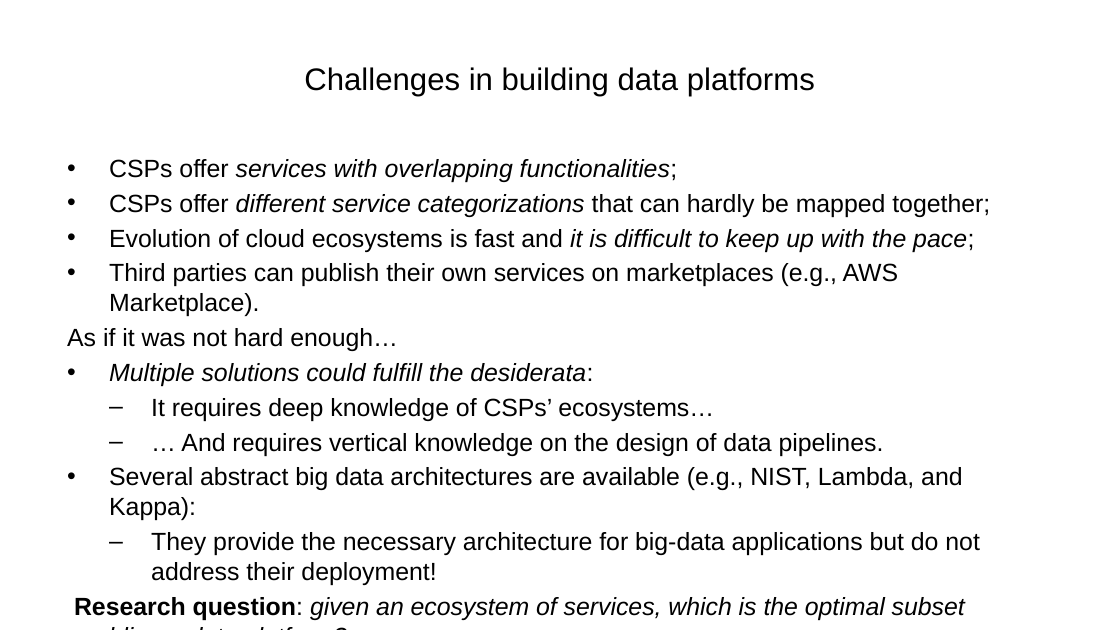
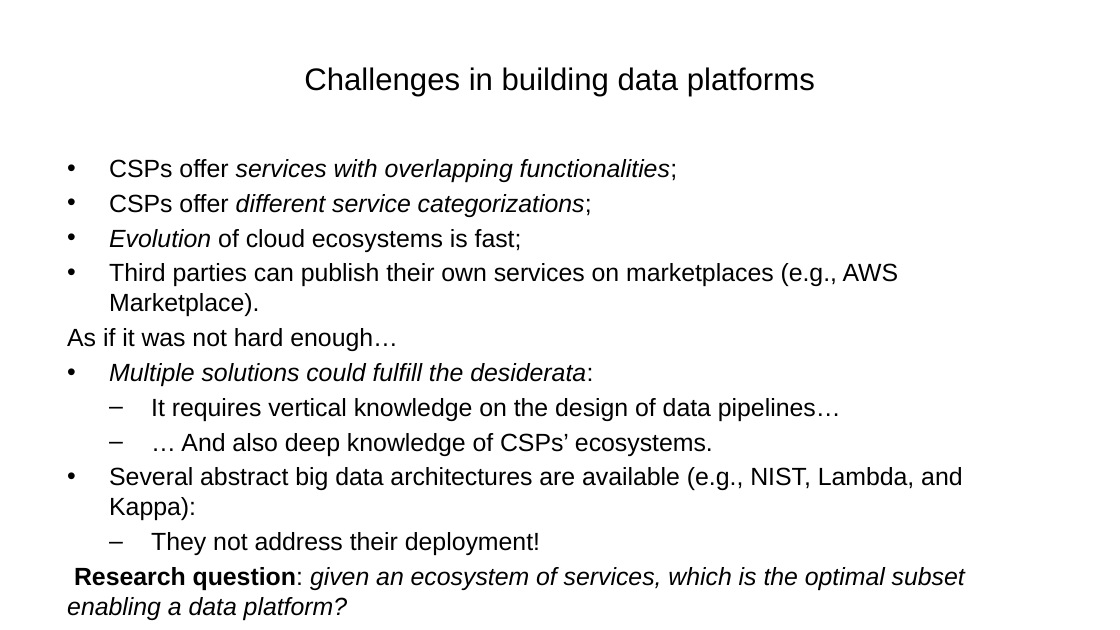
Before and after one commit to ManuelePasini/slides-markdown, a slide deck: slide 5 of dolap_2024_slides_2version.pptx. Drawn at 1120x630 pixels with LibreOffice and Linux fonts; fonts in the diff are those of the drawing. Boxes give left, top, right and bottom in pixels: in the first picture for what was removed or moved away, otherwise in the second. Text is boxed around its words. In the diff, an @@ line names an element or a change of style, - is before the commit and + after.

```diff
--- a/dolap_2024_slides_2version.pptx
+++ b/dolap_2024_slides_2version.pptx
@@ text at (109,194,592,252): text changed; italic on @@
-• CSPs offer different service categorizations that can hardly be mapped together;
-• Evolution of cloud ecosystems is fast and it is difficult to keep up with the pace;
+• CSPs offer different service categorizations;
+• Evolution of cloud ecosystems is fast;
@@ text at (151,398,841,456): text changed @@
-  – It requires deep knowledge of CSPs’ ecosystems…
-  – … And requires vertical knowledge on the design of data pipelines.
+  – It requires vertical knowledge on the design of data pipelines…
+  – … And also deep knowledge of CSPs’ ecosystems.
@@ text at (151,532,540,555): text changed @@
-  – They provide the necessary architecture for big-data applications but do not address their deployment!
+  – They not address their deployment!
```
Also in this commit, not shown: 2 other slides changed, 1 slide removed, 3 other files.
